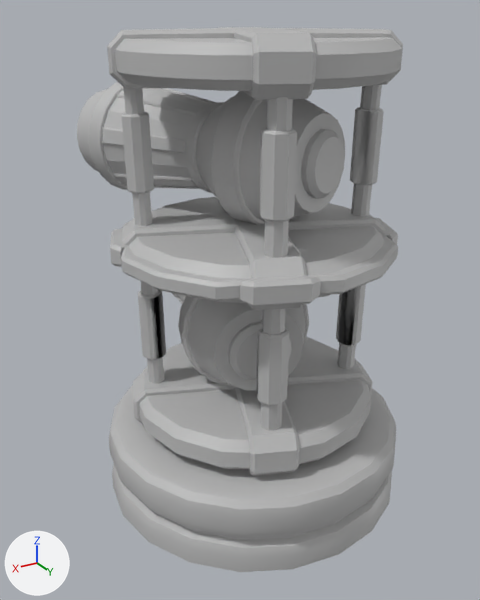
Two versions of the FBX model Unity_DreamTD/Assets/Meshs/Towers/DoubleCanon/SM_Double_canon_lvl_2_TD_v1.fbx, one commit apart.
The view is the same before and after, from a camera (50 mm lens) standing at (0.076, 0.119, 0.1084) and looking at (0.0008, -0.0063, 0.0458). The lights are fixed; the arrows at lower left show +X, +Y and +Z. Where no turn or scale is listed for an object, it has been applied to the vertices. Vertices at the same position are counted once.

The scene before the commit, as lines of its bpy script (objects in view):
```python
me_mesh_001 = bpy.data.meshes.new('Mesh.001')
me_mesh_001.from_pydata(...)  # 758 vertices, 762 faces; spans x -1.51..1.51, y -1.49..1.49, z -1.51..1.51
me_mesh_001.materials.append(mat_lambert1)  # grey #bcbcbc
me_mesh_005 = bpy.data.meshes.new('Mesh.005')
me_mesh_005.from_pydata(...)  # 758 vertices, 762 faces; spans x -0.0212..0.0216, y -0.0347..0.0332, z -0.0151..0.0151
me_mesh_005.materials.append(mat_lambert1)  # grey #bcbcbc
me_mesh_007 = bpy.data.meshes.new('Mesh.007')
me_mesh_007.from_pydata(...)  # 136 vertices, 130 faces; spans x -0.1..0.1, y -9.1..9.1, z -0.1..0.1
me_mesh_007.materials.append(mat_lambert1)  # grey #bcbcbc
ob_pcylinder2 = bpy.data.objects.new('pCylinder2', me_mesh_001)
ob_pcylinder2.parent = ob_sm_double_canon_lvl_2_td_v1
ob_pcylinder2.location = (-0.249, 4.176, 1.653)
ob_pcylinder2.rotation_euler = (-1.571, -0.298, 0.0)  # degrees (-90, -17, 0)
ob_pcylinder2.scale = (1.0, 2.24, 1.0)
ob_pcylinder4 = bpy.data.objects.new('pCylinder4', me_mesh_005)
ob_pcylinder4.location = (0.003, -0.0179, 0.0804)
ob_pcylinder8 = bpy.data.objects.new('pCylinder8', me_mesh_007)
ob_pcylinder8.parent = ob_sm_double_canon_lvl_2_td_v1
ob_pcylinder8.location = (-2.224, 6.252, -0.921)
ob_pcylinder8.rotation_euler = (0.0, 1.571, 0.0)  # degrees (0, 90, 0)
ob_pcylinder8.scale = (2.87, 0.378, 2.87)
ob_sm_double_canon_lvl_2_td_v1 = bpy.data.objects.new('SM_Double_canon_lvl_2_TD_v1', None)
ob_sm_double_canon_lvl_2_td_v1.location = (-0.000012, -0.00155, 0.0)
ob_sm_double_canon_lvl_2_td_v1.rotation_euler = (1.571, 0.0, 0.0)  # degrees (90, 0, 0)
ob_sm_double_canon_lvl_2_td_v1.scale = (0.01, 0.01, 0.01)
# also in view: 'pCylinder1' at (0.0, -0.0016, 0.0231); 'pCylinder7' at (0.0222, -0.0108, 0.0625); 'pCylinder6' at (0.0092, 0.0207, 0.0625); 'pCylinder9' at (0.0, -0.0016, 0.009); 'pCylinder3' at (0.0, -0.0016, 0.0618)
```
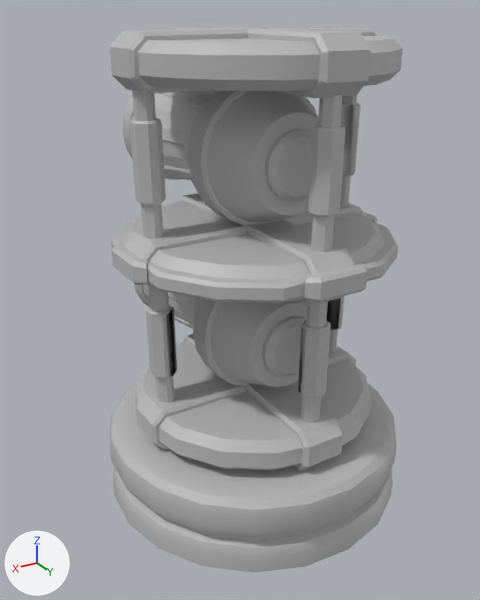
ob_sm_double_canon_lvl_2_td_v1 is not drawn itself; it is the parent of ob_pcylinder6, ob_pcylinder8, ob_pcylinder7, ob_pcylinder2, ob_pcylinder3, ob_pcylinder9, ob_pcylinder1, ob_pcylinder5.

The edits, one by one:
me_mesh_001 is used by ob_pcylinder2; parent ob_sm_double_canon_lvl_2_td_v1; location (-0.249, 4.176, 1.653); rotation (-1.571, -0.298, 0.0), in degrees (-90, -17, 0); scale (1.0, 2.24, 1.0).
me_mesh_001 had 758 vertices, 762 faces and spanned x -1.51..1.51, y -1.49..1.49, z -1.51..1.51.
me_mesh_001 now has 678 vertices, 682 faces and spans x -2.79..1.61, y -1.41..1.61, z -1.89..4.35.
me_mesh_001 part 1: 758 vertices removed from x -1.51..1.51, y -1.49..1.49, z -1.51..1.51; 678 vertices added at x -2.79..1.61, y -1.41..1.61, z -1.89..4.35.
Mesh me_mesh_007_1 is new.
It has 678 vertices, 682 faces and spans x -0.0149..0.0153, y -0.0423..0.0182, z -0.0141..0.0161.
It uses material mat_lambert1 (grey #bcbcbc).
Object 'SM_Double_canon_lvl_2_TD_v1' (ob_sm_double_canon_lvl_2_td_v1) turns from (90, 0, 0) to (90, 0, 23) degrees about x, y and z.
Object 'pCylinder2' (ob_pcylinder2) turns from (-90, -17, 0) to (0, 0, 0) degrees about x, y and z.
Object 'pCylinder2' (ob_pcylinder2) is rescaled from (1.0, 2.24, 1.0) to (1.0, 1.0, 1.0).
Object 'pCylinder2' (ob_pcylinder2) moves from (-0.249, 4.176, 1.653) to (-0.0305, 4.116, 0.0713).
Object 'pCylinder4' (ob_pcylinder4) is deleted.
Object 'pCylinder56' (ob_pcylinder56) is new; it shows me_mesh_007_1.
Its location is (0.0, -0.0023, 0.0805).

Boxes (x1, y1, x2, y2) around the edits, measured in the pictures (480 x 600 px):
'pCylinder9', turned: before (109, 385, 396, 572); after (110, 381, 397, 573)
'pCylinder3', turned: before (110, 197, 398, 310); after (111, 193, 398, 306)
'pCylinder1', turned: before (133, 337, 373, 476); after (135, 334, 371, 470)
'pCylinder4', deleted: before (77, 82, 345, 225)
'pCylinder5', turned: before (107, 27, 403, 100); after (110, 27, 403, 98)
'pCylinder56', added: after (122, 90, 318, 226)
'pCylinder6', turned: before (257, 97, 297, 431); after (298, 95, 346, 422)
'pCylinder2', reshaped, moved, turned, rescaled: before (172, 293, 309, 390); after (134, 284, 307, 387)
'pCylinder7', turned: before (122, 87, 166, 383); after (130, 89, 177, 403)
'pCylinder8', turned: before (336, 85, 384, 369); after (326, 95, 360, 353)
